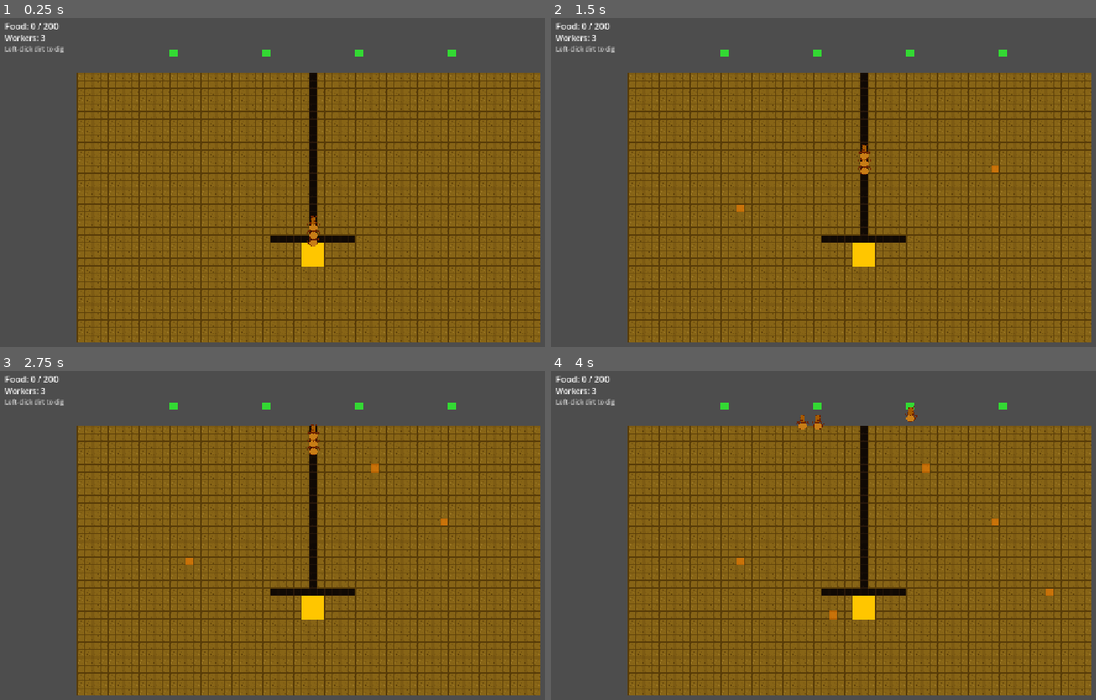
Above: before the commit, frames 1-4 (two rows, left to right).
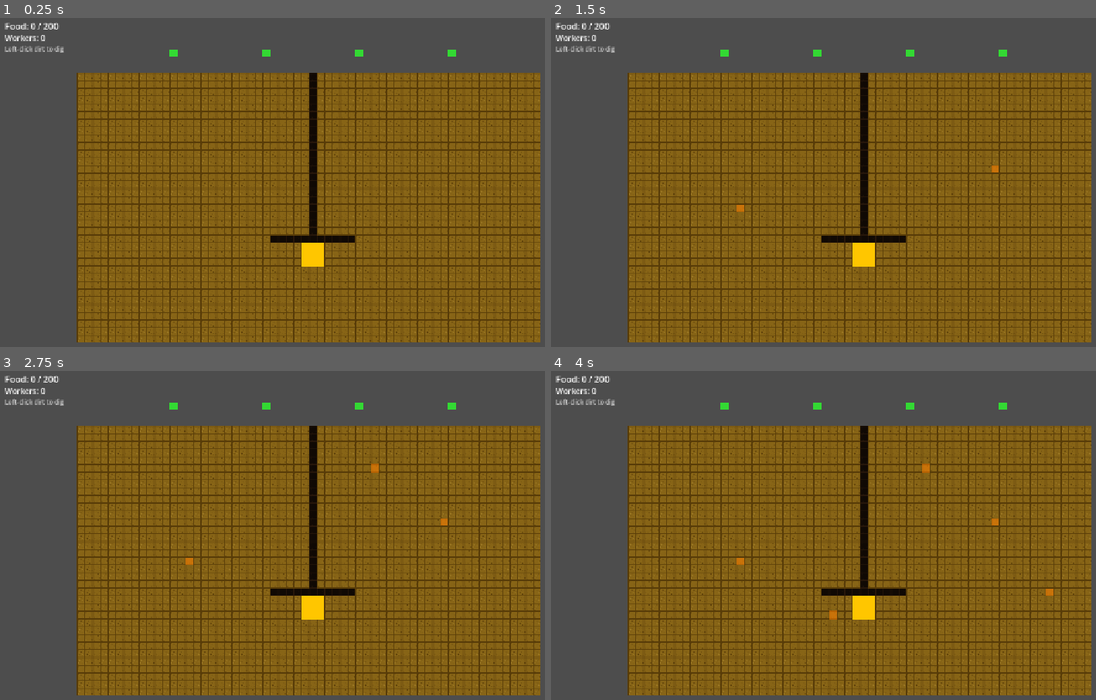
Above: after the commit, the same moments.

Repository: SnazzyTrack9218/ant-colony-wars
Game: Godot game, scene res://scenes/main/main.tscn
Same seed, same stepped clock (60 frames per second), same inputs: the game is played once before the commit and once after it.
Inputs (mouse positions are in pixels of both pictures, inside the frame that each line leads up to):
- Up to frame 1 (0.25 s): no input
- Up to frame 2 (1.5 s): tap Enter (ui_accept) at 0.5, 0.77 s; move the mouse to (997, 172) at 0.52 s; hold H 0.53-1.28 s; click (997, 172) at 0.67 s; move the mouse to (736, 205) at 1.27 s; tap M at 1.35 s; click (736, 205) at 1.42 s
- Up to frame 3 (2.75 s): tap Enter (ui_accept) at 1.52 s; move the mouse to (370, 466) at 2.02 s; hold Space from 2.03 s (still down); click (370, 466) at 2.17 s
- Up to frame 4 (4 s): move the mouse to (828, 611) at 2.77 s; release Space at 2.78 s; tap H at 2.85 s; click (828, 611) at 2.92 s; tap Enter (ui_accept) at 3.02, 3.77 s; move the mouse to (1046, 594) at 3.52 s; hold M from 3.53 s (still down); click (1046, 594) at 3.67 s

The runs differ from the first frame. In frame 1, 0.1% of the frame differs, in the area x 7-59%, y 5-70%; in frame 2, 0.1%; in frame 3, 0.1%; in frame 4, 0.2%, in the area x 7-68%, y 5-18%.
Error after the commit: Parse Error: Cannot infer the type of "n" variable because the value doesn't have a set type. (res://scripts/ants/worker_ant.gd:116)

Commit message:
Fix ant FSM: replace JobType enum with plain int constants
Inner-class enum JobQueue.JobType caused a silent GDScript circular
reference that prevented worker_ant.gd from parsing, so ants never
entered IDLE and did nothing. Replaced enum with TYPE_DIG = 0 /
TYPE_GATHER = 1 constants throughout job_queue, worker_ant, and main.
Also removed typed for-loop variable annotations that caused type
coercion errors in BFS.

Co-Authored-By: Claude Sonnet 4.6 <noreply@anthropic.com>

Diff:
--- a/project.godot
+++ b/project.godot
@@ -15,6 +15,11 @@
 config/features=PackedStringArray("4.6", "Forward Plus")
 config/icon="res://icon.svg"
 
+[autoload]
+
+AssetLoader="*res://scripts/assets/asset_loader.gd"
+GameManager="*res://scripts/core/game_manager.gd"
+
 [display]
 
 window/size/viewport_width=1280
@@ -23,11 +28,6 @@
 window/stretch/mode="canvas_items"
 window/stretch/aspect="expand"
 
-[autoload]
-
-AssetLoader="*res://scripts/assets/asset_loader.gd"
-GameManager="*res://scripts/core/game_manager.gd"
-
 [physics]
 
 3d/physics_engine="Jolt Physics"
--- a/scripts/ants/worker_ant.gd
+++ b/scripts/ants/worker_ant.gd
@@ -1,7 +1,7 @@
 extends Node2D
 
 const TILE_SIZE: int = 16
-const WORKER_JOB_TYPES: Array = [JobQueue.JobType.DIG, JobQueue.JobType.GATHER]
+const WORKER_JOB_TYPES: Array = [JobQueue.TYPE_DIG, JobQueue.TYPE_GATHER]
 const DIRS: Array = [Vector2i(1, 0), Vector2i(-1, 0), Vector2i(0, 1), Vector2i(0, -1)]
 
 enum State { IDLE, MOVING, WORKING, IDLE_WANDER }
@@ -12,7 +12,7 @@
 
 # FSM
 var _state: State = State.IDLE
-var _current_job: JobQueue.Job = null
+var _current_job = null
 var _path: Array = []
 var _is_moving: bool = false
 
@@ -86,7 +86,7 @@
 func _try_claim_job() -> void:
 	if not is_instance_valid(_tile_map):
 		return
-	var job: JobQueue.Job = GameManager.job_queue.claim_best_job(
+	var job = GameManager.job_queue.claim_best_job(
 			_tile_pos, self, WORKER_JOB_TYPES)
 	if job != null:
 		_current_job = job
@@ -112,7 +112,7 @@
 func _start_wander() -> void:
 	_state = State.IDLE_WANDER
 	var neighbors: Array = []
-	for dir: Vector2i in DIRS:
+	for dir in DIRS:
 		var n := _tile_pos + dir
 		if _is_traversable(n):
 			neighbors.append(n)
@@ -166,9 +166,9 @@
 		return
 	_state = State.WORKING
 	match _current_job.type:
-		JobQueue.JobType.DIG:
+		JobQueue.TYPE_DIG:
 			_do_dig()
-		JobQueue.JobType.GATHER:
+		JobQueue.TYPE_GATHER:
 			_do_gather()
 
 
@@ -187,7 +187,7 @@
 	GameManager.add_food(1)
 	GameManager.job_queue.complete_job(_current_job.id)
 	# Re-add gather job so the source is persistent.
-	GameManager.job_queue.add_job(JobQueue.JobType.GATHER, food_tile)
+	GameManager.job_queue.add_job(JobQueue.TYPE_GATHER, food_tile)
 	_current_job = null
 	_enter_idle()
 
@@ -200,7 +200,7 @@
 		return _bfs(from, [to])
 	# Otherwise find traversable neighbors (DIG: reach adjacent tunnel).
 	var targets: Array = []
-	for dir: Vector2i in DIRS:
+	for dir in DIRS:
 		var n := to + dir
 		if _is_traversable(n):
 			targets.append(n)
@@ -211,7 +211,7 @@
 
 func _bfs(from: Vector2i, goal_tiles: Array) -> Array:
 	var goal_set: Dictionary = {}
-	for g: Vector2i in goal_tiles:
+	for g in goal_tiles:
 		goal_set[g] = true
 	if from in goal_set:
 		return []  # Already at destination, no movement needed.
@@ -225,7 +225,7 @@
 		if current in goal_set:
 			found = current
 			break
-		for dir: Vector2i in DIRS:
+		for dir in DIRS:
 			var neighbor := current + dir
 			if neighbor in came_from:
 				continue
@@ -238,7 +238,7 @@
 		return []
 
 	var path: Array = []
-	var node: Vector2i = found
+	var node = found
 	while came_from[node] != null:
 		path.push_front(node)
 		node = came_from[node]
--- a/scripts/core/job_queue.gd
+++ b/scripts/core/job_queue.gd
@@ -1,28 +1,25 @@
 extends Node
 class_name JobQueue
 
-signal job_completed(job: Job)
+signal job_completed(job)
 
-enum JobType { DIG, GATHER }
-
-const JOB_CATEGORY: Dictionary = {
-	JobType.DIG: "digging",
-	JobType.GATHER: "food",
-}
+# Plain int constants instead of an enum to avoid inner-class circular refs.
+const TYPE_DIG := 0
+const TYPE_GATHER := 1
 
 class Job:
-	var id: int
-	var type: JobQueue.JobType
-	var category: String
-	var tile_pos: Vector2i
-	var claimed_by  # null or ant node
+	var id: int = 0
+	var type: int = 0
+	var category: String = ""
+	var tile_pos: Vector2i = Vector2i.ZERO
+	var claimed_by = null  # null or the claiming ant node
 
 var _jobs: Array = []
 var _next_id: int = 0
 
 
-func add_job(type: JobType, tile_pos: Vector2i) -> Job:
-	# Don't add a duplicate job for the same tile and type.
+func add_job(type: int, tile_pos: Vector2i):
+	# Guard: don't add a duplicate job for the same tile+type.
 	for existing in _jobs:
 		if existing.type == type and existing.tile_pos == tile_pos:
 			return existing
@@ -30,20 +27,20 @@
 	job.id = _next_id
 	_next_id += 1
 	job.type = type
-	job.category = JOB_CATEGORY.get(type, "misc")
+	job.category = "food" if type == TYPE_GATHER else "digging"
 	job.tile_pos = tile_pos
 	job.claimed_by = null
 	_jobs.append(job)
 	return job
 
 
-func claim_best_job(ant_tile: Vector2i, ant_ref: Object, valid_types: Array) -> Job:
-	var best_job: Job = null
-	var best_score: float = -1.0
-	for job: Job in _jobs:
+func claim_best_job(ant_tile: Vector2i, ant_ref, valid_types: Array):
+	var best_job = null
+	var best_score := -1.0
+	for job in _jobs:
 		if job.claimed_by != null:
 			continue
-		if job.type not in valid_types:
+		if not (job.type in valid_types):
 			continue
 		var score := _score_job(job, ant_tile)
 		if score > best_score:
@@ -55,7 +52,7 @@
 
 
 func release_job(job_id: int) -> void:
-	for job: Job in _jobs:
+	for job in _jobs:
 		if job.id == job_id:
 			job.claimed_by = null
 			return
@@ -69,18 +66,13 @@
 			return
 
 
-func has_unclaimed_jobs(valid_types: Array) -> bool:
-	for job: Job in _jobs:
-		if job.claimed_by == null and job.type in valid_types:
-			return true
-	return false
-
-
 func get_job_count() -> int:
 	return _jobs.size()
 
 
-func _score_job(job: Job, ant_tile: Vector2i) -> float:
+func _score_job(job, ant_tile: Vector2i) -> float:
+	if GameManager == null or GameManager.colony == null:
+		return 1.0
 	var dist := (Vector2(job.tile_pos) - Vector2(ant_tile)).length()
-	var priority_w := GameManager.colony.get_priority_weight(job.category)
-	return priority_w + (10.0 / (dist + 1.0))
+	var w := GameManager.colony.get_priority_weight(job.category)
+	return w + (10.0 / (dist + 1.0))
--- a/scripts/main.gd
+++ b/scripts/main.gd
@@ -123,7 +123,7 @@
 	for i in range(4):
 		var food_pos := Vector2i(spacing + i * spacing, food_row)
 		_food_positions.append(food_pos)
-		GameManager.job_queue.add_job(JobQueue.JobType.GATHER, food_pos)
+		GameManager.job_queue.add_job(JobQueue.TYPE_GATHER, food_pos)
 		_spawn_food_visual(food_pos)
 
 
@@ -180,7 +180,7 @@
 	if tile_pos in _dig_marker_nodes:
 		return
 	_add_dig_marker(tile_pos)
-	GameManager.job_queue.add_job(JobQueue.JobType.DIG, tile_pos)
+	GameManager.job_queue.add_job(JobQueue.TYPE_DIG, tile_pos)
 
 
 func _add_dig_marker(tile_pos: Vector2i) -> void:
@@ -199,7 +199,7 @@
 
 
 func _on_job_completed(job: JobQueue.Job) -> void:
-	if job.type == JobQueue.JobType.DIG:
+	if job.type == JobQueue.TYPE_DIG:
 		_remove_dig_marker(job.tile_pos)
 
 
